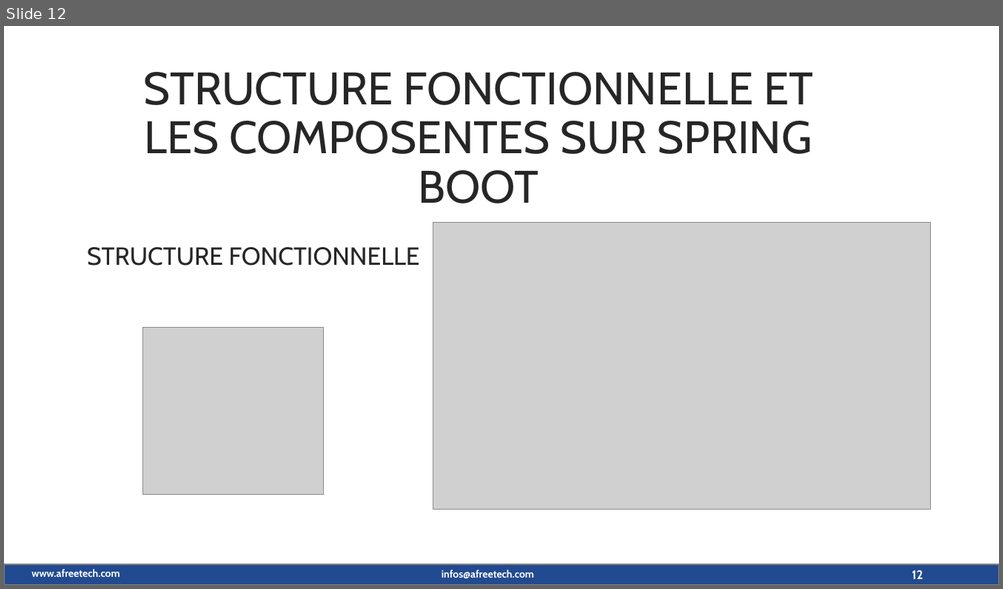
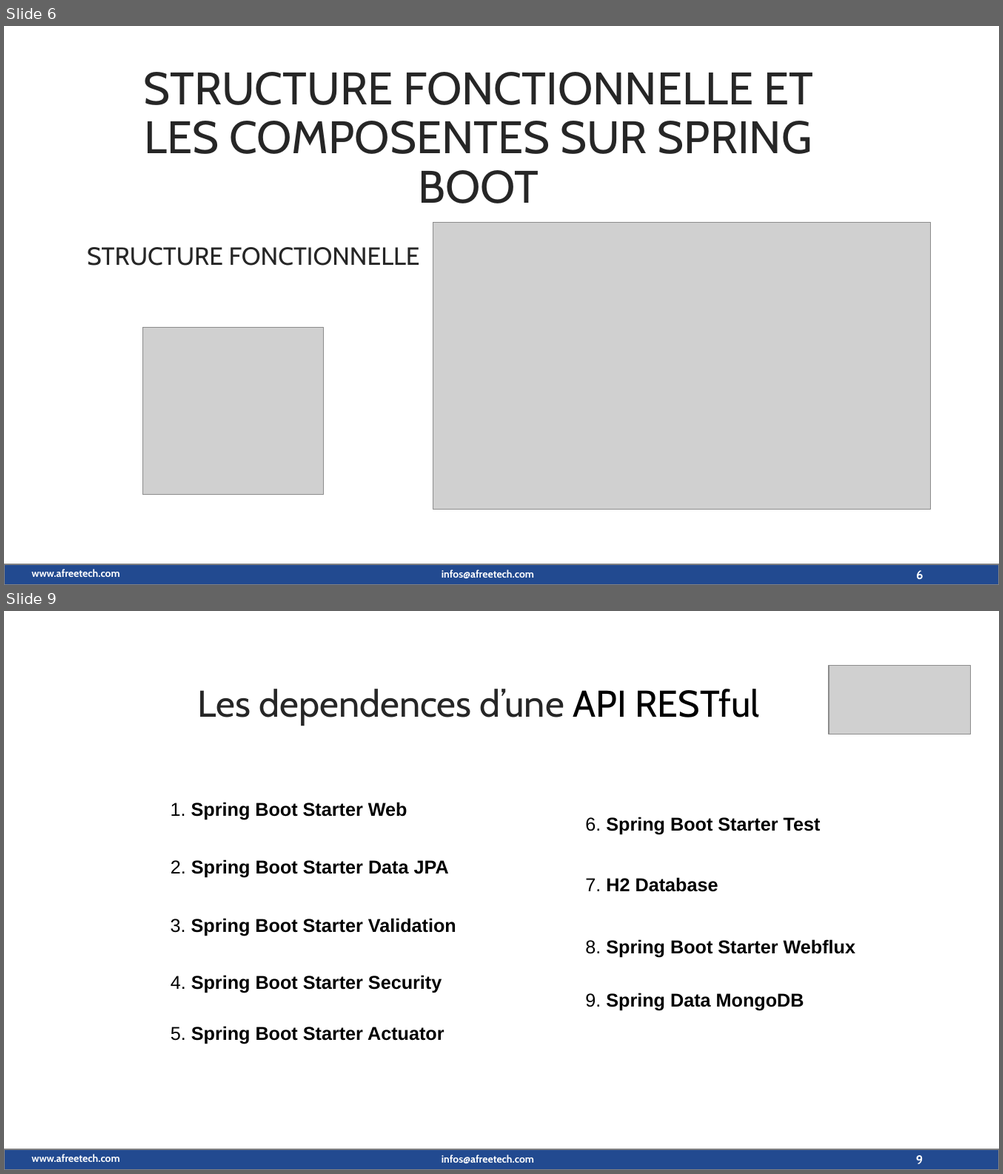
Before and after one commit to maximedorlin/maximedorlin, a slide deck: sprint boot.pptx. Shown one above the other, each under a label of ours: slide 12 before the commit, slides 6 and 9 after it; the slides between them are not shown. The pictures are 1003x589 and 1003x1174 pixels, drawn with LibreOffice and Linux fonts; fonts in the diff are those of the drawing; grey boxes stand for pictures; background and template pictures are left out. Boxes give left, top, right and bottom in pixels: in the first picture for what was removed or moved away, otherwise in the second. Text is boxed around its words. In the diff, an @@ line names an element or a change of style, - is before the commit and + after.

```diff
--- a/sprint boot.pptx
+++ b/sprint boot.pptx
@@ slide 9 added at (4,611,999,1170), background picture (left out); not listed: 3 template elements that a slide beside it also shows @@
@@ picture added at (828,666,970,735) @@
@@ text added at (198,689,759,725), 36 pt, text #262626 @@
+Les dependences d’une API RESTful
@@ text added at (170,802,407,820), 18 pt, text #000000, bold @@
+1. Spring Boot Starter Web
@@ text added at (585,817,820,835), 18 pt, text #000000, bold @@
+6. Spring Boot Starter Test
@@ text added at (170,860,449,878), 18 pt, text #000000, bold @@
+2. Spring Boot Starter Data JPA
@@ text added at (585,877,718,892), 18 pt, text #000000, bold @@
+7. H2 Database
@@ text added at (170,918,456,936), 18 pt, text #000000, bold @@
+3. Spring Boot Starter Validation
@@ text added at (585,940,855,958), 18 pt, text #000000, bold @@
+8. Spring Boot Starter Webflux
@@ text added at (170,975,441,994), 18 pt, text #000000, bold @@
+4. Spring Boot Starter Security
@@ text added at (585,993,804,1011), 18 pt, text #000000, bold @@
+9. Spring Data MongoDB
@@ text added at (170,1026,444,1045), 18 pt, text #000000, bold @@
+5. Spring Boot Starter Actuator
@@ page number added at (916,1156,922,1165), 12 pt, text #FFFFFF, bold @@
+9
@@ what was slide 12 is now slide 6 @@
@@ page number at (916,571,922,580): text changed @@
-12
+6
```
Also in this commit, not shown: 8 slides changed, 2 other slides added, 5 slides removed.
